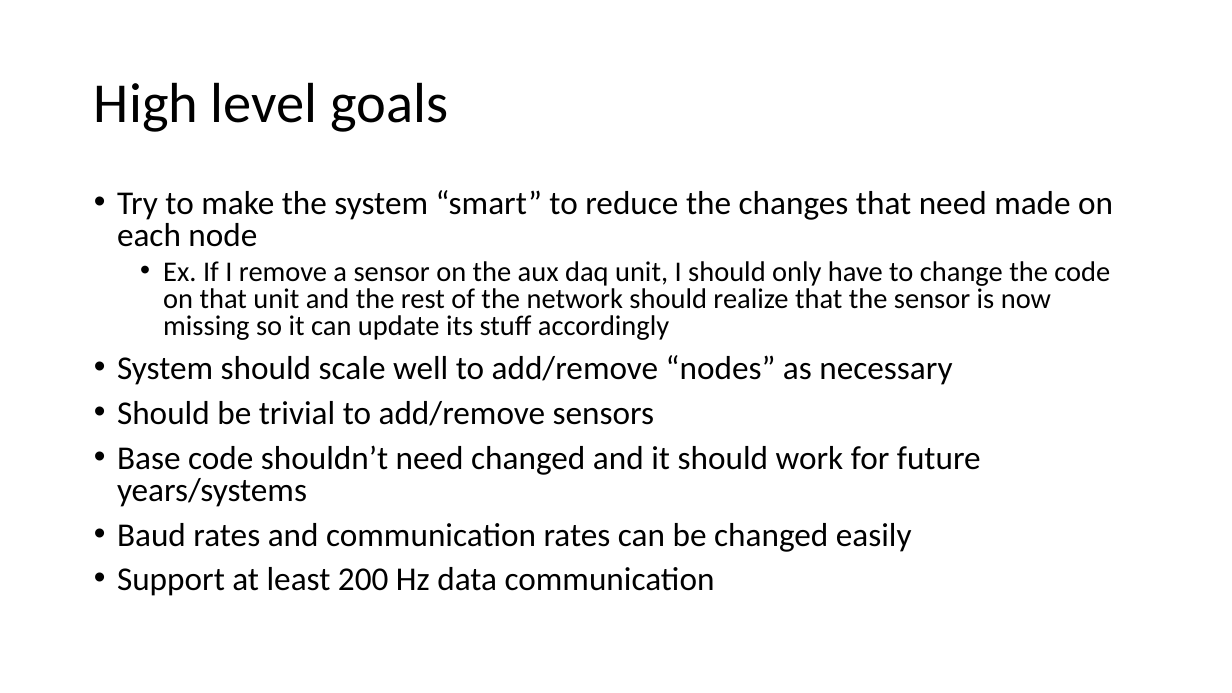
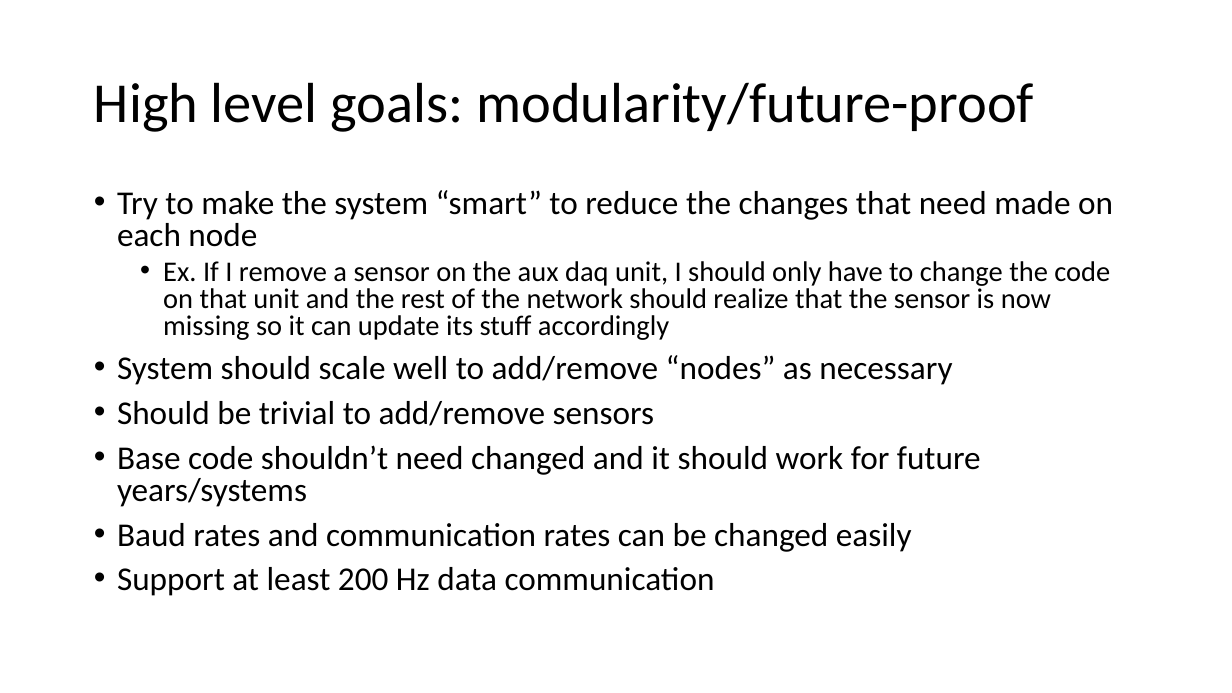
Before and after one commit to Georgia-Tech-Off-Road/DAQ, a slide deck: slide 4 of Lib/CommsUtility.pptx. Drawn at 1232x693 pixels with LibreOffice and Linux fonts; fonts in the diff are those of the drawing. Boxes give left, top, right and bottom in pixels: in the first picture for what was removed or moved away, otherwise in the second. Text is boxed around its words. In the diff, an @@ line names an element or a change of style, - is before the commit and + after.

```diff
--- a/Lib/CommsUtility.pptx
+++ b/Lib/CommsUtility.pptx
@@ title at (x1=94, y1=82, x2=1034, y2=132): text changed @@
-High level goals
+High level goals: modularity/future-proof
```
Also in this commit, not shown: 2 other slides changed.
